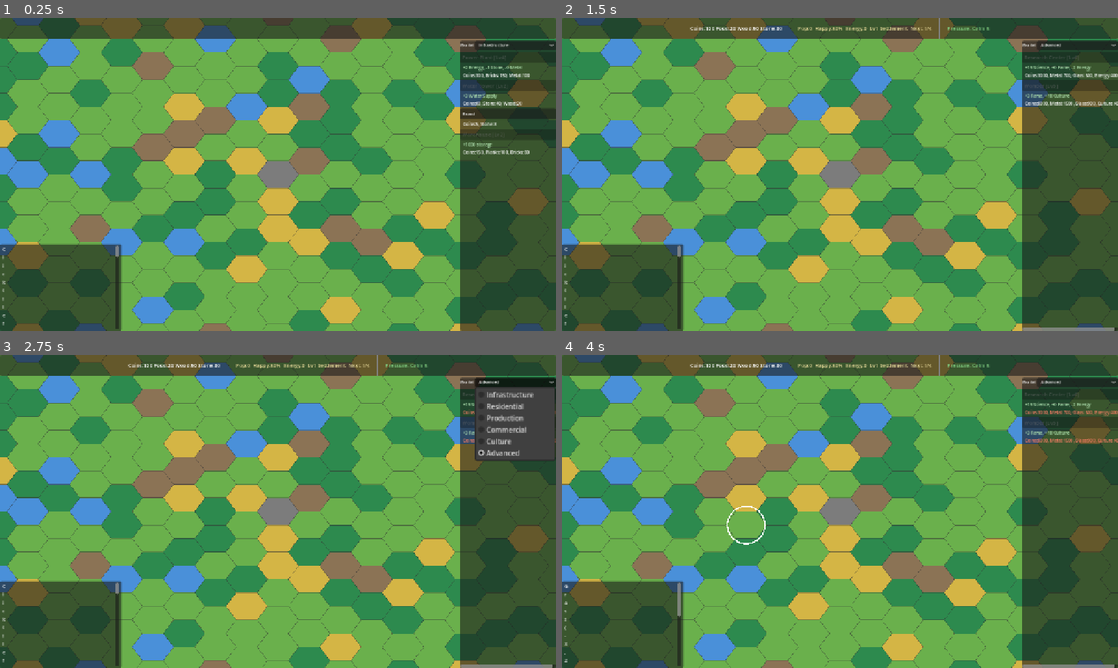
Above: before the commit, frames 1-4 (two rows, left to right).
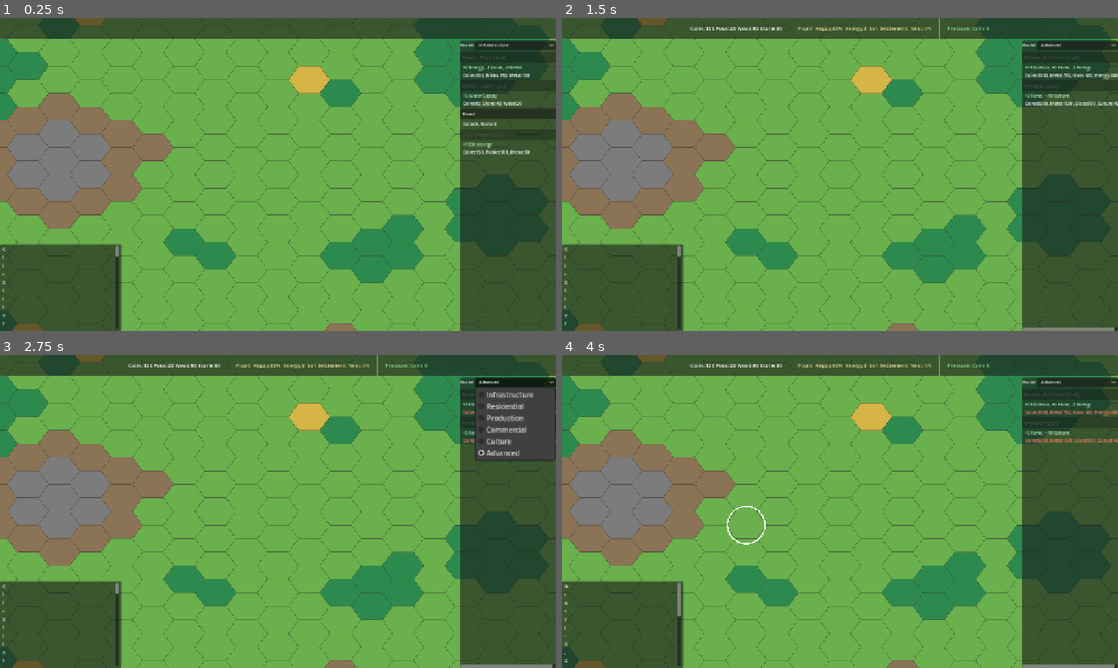
Above: after the commit, the same moments.

Repository: Gaefa/Gamefication
Game: Godot game, scene res://scenes/main.tscn
Same seed, same stepped clock (60 frames per second), same inputs: the game is played once before the commit and once after it.
Inputs (mouse positions are in pixels of both pictures, inside the frame that each line leads up to):
- Up to frame 1 (0.25 s): no input
- Up to frame 2 (1.5 s): click "Infrastructure" at 0.5 s; click "Road" at 1.25 s
- Up to frame 3 (2.75 s): click "Advanced" at 2 s
- Up to frame 4 (4 s): tap Enter at 2.75 s; move the mouse to (962, 495) at 2.77 s; hold U (upgrade_building) 2.78-3.5 s; tap B (bulldoze) at 2.85 s; click (962, 495) at 2.92 s; tap Space at 3.02, 3.5 s; drag from (728, 527) to (812, 574) at 3.52 s

The runs differ from the first frame. In frame 1, 44% of the frame differs, in the area x 0-100%, y 0-100%; in frame 2, 44%; in frame 3, 43%; in frame 4, 44%.

Commit message:
feat: add playable terrain generation guarantees

Diff:
--- a/godot/scripts/core/mapgen/terrain_generator.gd
+++ b/godot/scripts/core/mapgen/terrain_generator.gd
@@ -1,6 +1,7 @@
 class_name TerrainGenerator
 ## Procedural terrain generator for the hex map.
-## Uses FBM noise + distance falloff to create an island-like map.
+## Uses FBM noise + distance falloff, then applies gameplay guarantees:
+## readable clusters, safe start area, and early-game resources near the center.
 
 var _rng: SeededRNG
 var _radius: int
@@ -21,6 +22,10 @@
 const HILL_THRESHOLD := 0.68
 const ROCK_THRESHOLD := 0.82
 
+const START_SAFE_RADIUS := 3
+const START_RESOURCE_RADIUS := 7
+const SMOOTHING_PASSES := 2
+
 
 func _init(rng: SeededRNG, radius: int) -> void:
 	_rng = rng
@@ -31,6 +36,7 @@
 func generate() -> void:
 	var noise_scale: float = 0.06
 	var coords: Array[Vector2i] = HexCoords.disk(Vector2i.ZERO, _radius)
+	var terrain: Dictionary = {}
 
 	for coord: Vector2i in coords:
 		var pixel: Vector2 = HexCoords.axial_to_pixel(coord)
@@ -47,7 +53,13 @@
 
 		# Classify terrain
 		var terrain_id: int = _classify(n)
-		GameStateStore.set_terrain(coord, terrain_id)
+		terrain[coord] = terrain_id
+
+	_smooth_clusters(terrain, coords)
+	_apply_start_guarantees(terrain)
+
+	for coord: Vector2i in coords:
+		GameStateStore.set_terrain(coord, terrain.get(coord, GRASS) as int)
 
 
 func _classify(value: float) -> int:
@@ -63,3 +75,84 @@
 		return HILL
 	else:
 		return ROCK
+
+
+func _smooth_clusters(terrain: Dictionary, coords: Array[Vector2i]) -> void:
+	## Removes single-cell noise while preserving larger biome shapes.
+	for _pass: int in SMOOTHING_PASSES:
+		var prev: Dictionary = terrain.duplicate()
+		for coord: Vector2i in coords:
+			var own: int = prev.get(coord, GRASS) as int
+			var counts: Dictionary = _neighbor_counts(prev, coord)
+			var majority: int = _majority_terrain(counts, own)
+			var majority_count: int = counts.get(majority, 0) as int
+			var own_count: int = counts.get(own, 0) as int
+			if majority != own and majority_count >= 4 and own_count <= 1:
+				terrain[coord] = majority
+
+
+func _neighbor_counts(terrain: Dictionary, coord: Vector2i) -> Dictionary:
+	var counts: Dictionary = {}
+	for nb: Vector2i in HexCoords.neighbors_of(coord):
+		if HexCoords.distance(Vector2i.ZERO, nb) > _radius:
+			continue
+		var t: int = terrain.get(nb, GRASS) as int
+		counts[t] = (counts.get(t, 0) as int) + 1
+	return counts
+
+
+func _majority_terrain(counts: Dictionary, fallback: int) -> int:
+	var best: int = fallback
+	var best_count: int = -1
+	for terrain_id: int in counts:
+		var count: int = counts[terrain_id] as int
+		if count > best_count:
+			best = terrain_id
+			best_count = count
+	return best
+
+
+func _apply_start_guarantees(terrain: Dictionary) -> void:
+	## The first minutes must always be playable: buildable core, farm land,
+	## forest for wood, and rock/hill for quarry bonuses.
+	_paint_disk(terrain, Vector2i.ZERO, START_SAFE_RADIUS, GRASS)
+	_paint_ring_soft(terrain, Vector2i.ZERO, START_SAFE_RADIUS + 1, SAND)
+
+	var forest_center := Vector2i(START_RESOURCE_RADIUS, -2)
+	var rock_center := Vector2i(-START_RESOURCE_RADIUS, 3)
+	var hill_center := Vector2i(2, START_RESOURCE_RADIUS - 1)
+
+	_paint_cluster(terrain, forest_center, 2, FOREST, GRASS)
+	_paint_cluster(terrain, rock_center, 2, ROCK, HILL)
+	_paint_cluster(terrain, hill_center, 2, HILL, GRASS)
+
+	# Keep direct expansion lanes from the center buildable.
+	for dir: Vector2i in HexCoords.NEIGHBORS:
+		for step: int in range(1, START_SAFE_RADIUS + 3):
+			var c := dir * step
+			if HexCoords.distance(Vector2i.ZERO, c) <= _radius:
+				var current: int = terrain.get(c, GRASS) as int
+				if current == WATER:
+					terrain[c] = GRASS
+
+
+func _paint_disk(terrain: Dictionary, center: Vector2i, radius: int, terrain_id: int) -> void:
+	for coord: Vector2i in HexCoords.disk(center, radius):
+		if HexCoords.distance(Vector2i.ZERO, coord) <= _radius:
+			terrain[coord] = terrain_id
+
+
+func _paint_ring_soft(terrain: Dictionary, center: Vector2i, radius: int, terrain_id: int) -> void:
+	for coord: Vector2i in HexCoords.ring(center, radius):
+		if HexCoords.distance(Vector2i.ZERO, coord) <= _radius:
+			var current: int = terrain.get(coord, GRASS) as int
+			if current == WATER:
+				terrain[coord] = terrain_id
+
+
+func _paint_cluster(terrain: Dictionary, center: Vector2i, radius: int, core_terrain: int, edge_terrain: int) -> void:
+	for coord: Vector2i in HexCoords.disk(center, radius):
+		if HexCoords.distance(Vector2i.ZERO, coord) > _radius:
+			continue
+		var dist: int = HexCoords.distance(center, coord)
+		terrain[coord] = core_terrain if dist <= radius - 1 else edge_terrain
